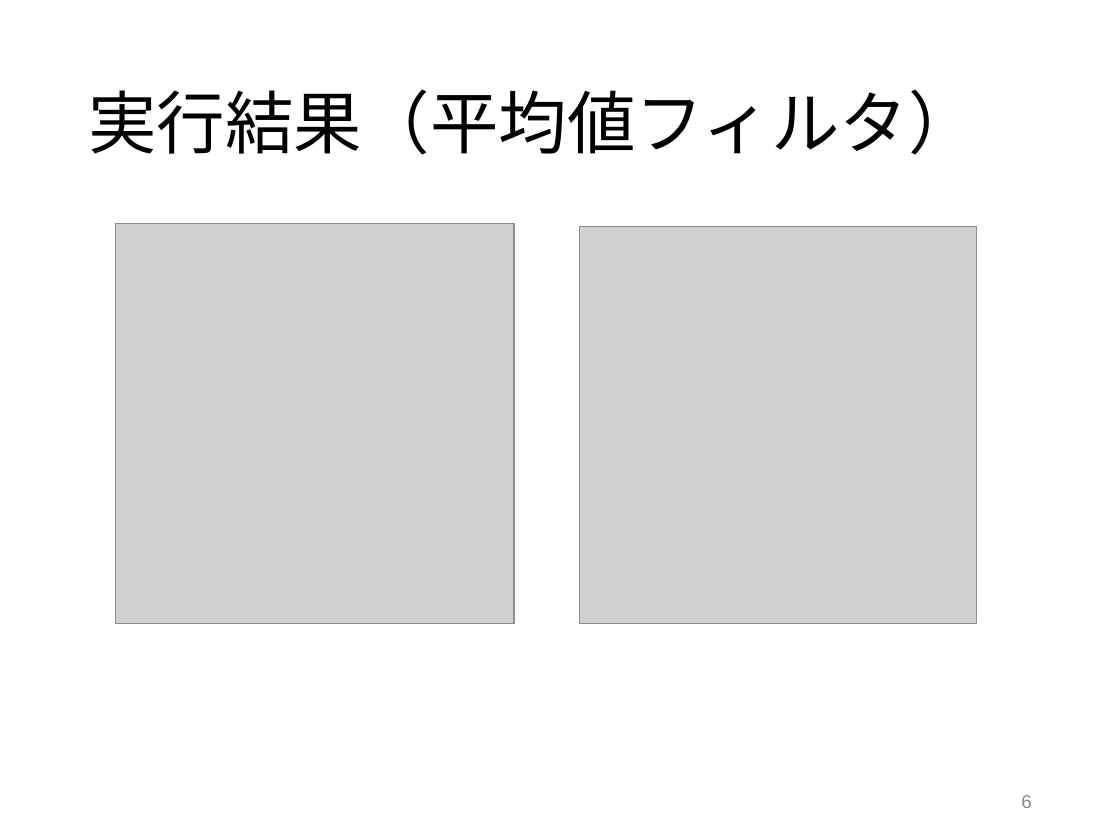
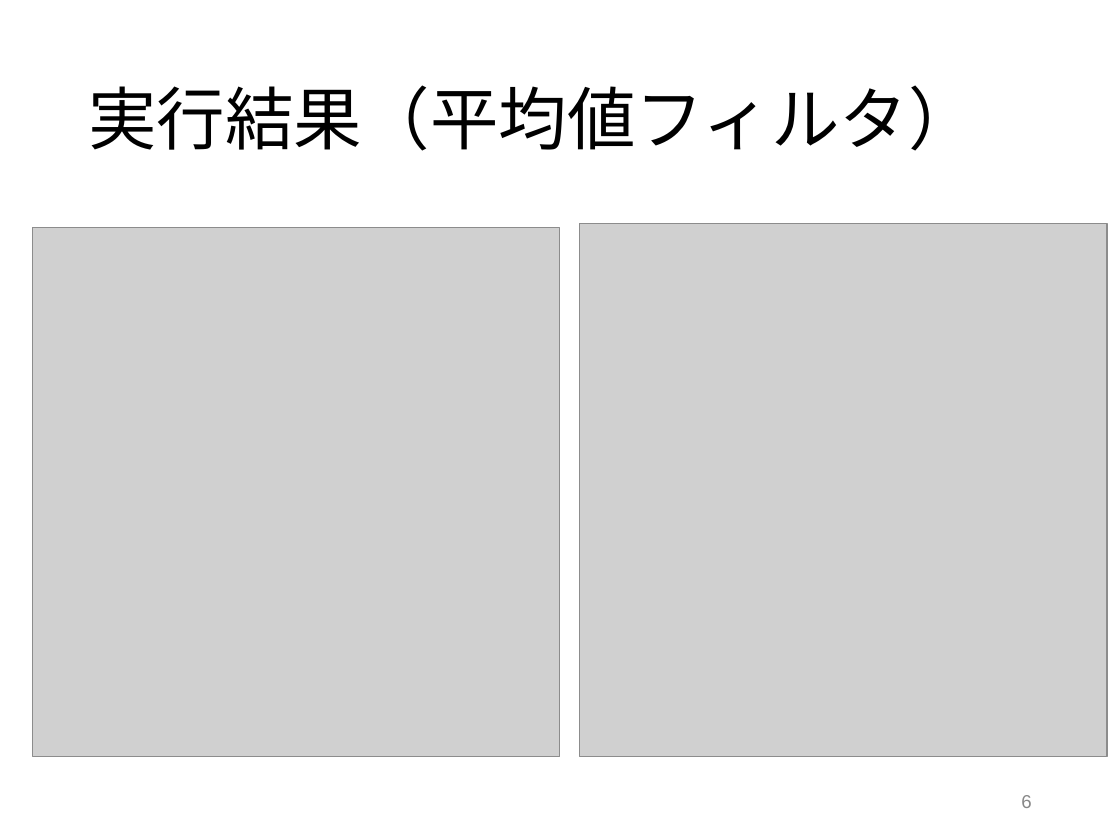
Before and after one commit to tamu0106/IN4_exp, a slide deck: slide 6 of exp_c/slide/exp_C.pptx. Drawn at 1120x840 pixels with LibreOffice and Linux fonts; fonts in the diff are those of the drawing; grey boxes stand for pictures. Boxes give left, top, right and bottom in pixels: in the first picture for what was removed or moved away, otherwise in the second. Text is boxed around its words. In the diff, an @@ line names an element or a change of style, - is before the commit and + after.

```diff
--- a/exp_c/slide/exp_C.pptx
+++ b/exp_c/slide/exp_C.pptx
@@ title "実行結果（平均値フィルタ）" moved from (x1=88, y1=89, x2=976, y2=155) to (x1=88, y1=85, x2=976, y2=151) @@
@@ picture resized from (x1=115, y1=224, x2=514, y2=624) to (x1=32, y1=227, x2=560, y2=756) @@
@@ picture resized from (x1=579, y1=226, x2=976, y2=623) to (x1=579, y1=224, x2=1107, y2=757) @@
```
Also in this commit, not shown: 20 other slides changed.
